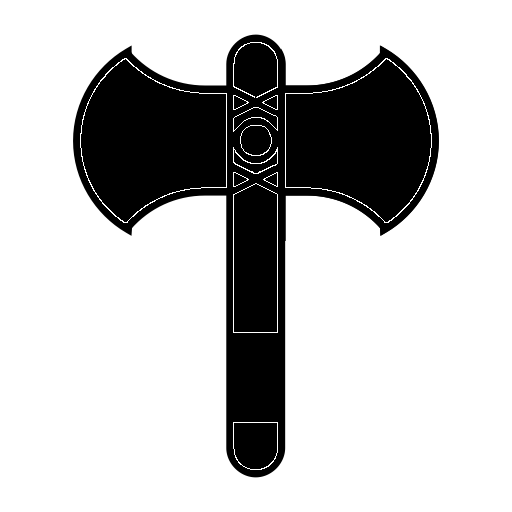
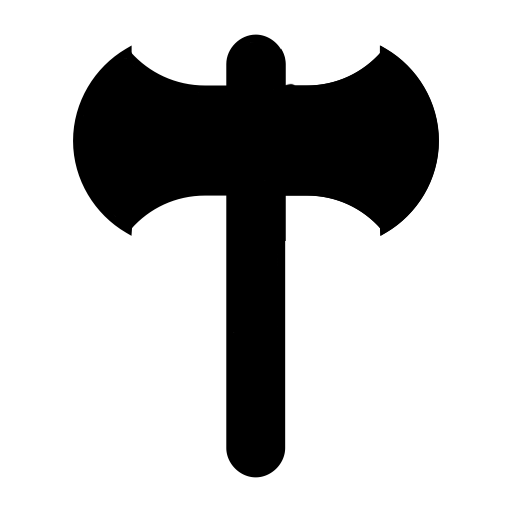
Before/after of a 512x512 layered artwork. What changed in the layer stack:
painted on "Эллипс 1" over [80, 42, 432, 470]
